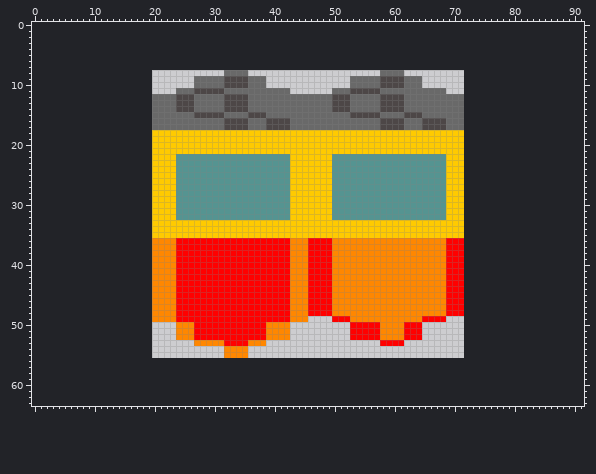
File history of a sprite sheet, drillmine/assets/flappy.png. Above: the version before the commit.
The file is 52x48 pixels. The old version is drawn lined up with the new one, on the new canvas.
After:
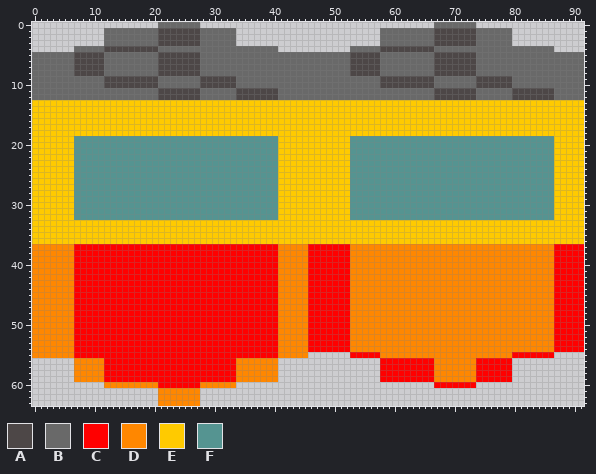
Palette (. is transparent): A #4d4747  B #696969  C #ff0000  D #ff8700  E #ffca00  F #559491
From old to new:
canvas 52x48 -> 92x64, the old top-left corner now at 20,8
y 0: x 21..27 ....... -> BBBBBBB; x 67..73 ....... -> BBBBBBB
y 1..3: x 12..33 ...................... -> BBBBBBBBBAAAAAAABBBBBB; x 58..79 ...................... -> BBBBBBBBBAAAAAAABBBBBB
y 4: x 7..40 .................................. -> BBBBBAAAAAAAAABBBBBBBBBBBBBBBBBBBB; x 53..86 .................................. -> BBBBBAAAAAAAAABBBBBBBBBBBBBBBBBBBB
y 5..7: x 0..91 ............................................................................................ -> BBBBBBBAAAAABBBBBBBBBAAAAAAABBBBBBBBBBBBBBBBBBBBBBBBBAAAAABBBBBBBBBAAAAAAABBBBBBBBBBBBBBBBBB
y 8: x 0..31 ................................ -> BBBBBBBAAAAABBBBBBBBBAAAAAAABBBB; x 36..57 ...................... -> BBBBBBBBBBBBBBBBBAAAAA; x 62..91 .............................. -> BBBBBAAAAAAABBBBBBBBBBBBBBBBBB
y 9..10: x 0..26 ........................... -> BBBBBBBBBBBBAAAAAAAAABBBBBB; x 28..31 BBBB -> AAAA; x 34..35 AA -> BB; x 39..52 .............. -> BBBBBBBBBBBBBB; x 62..91 BBB........................... -> AAAAABBBBBBBAAAAAABBBBBBBBBBBB
y 11: x 0..26 ........................BBB -> BBBBBBBBBBBBBBBBBBBBBAAAAAA; x 28..31 AAAA -> BBBB; x 34..40 BBBBBBB -> AAAAAAA; x 43..49 ....... -> BBBBBBB; x 53..57 AAAAA -> BBBBB; x 67..91 BB....................... -> AAAAAAABBBBBBAAAAAAABBBBB
y 12: x 0..19 .................... -> BBBBBBBBBBBBBBBBBBBB; x 21..23 BBB -> AAA; x 27 B -> A; x 32..33 AA -> BB; x 36..40 BBBBB -> AAAAA; x 50..52 AAA -> BBB; x 58..61 AAAA -> BBBB; x 67..91 BBBBB.................... -> AAAAAAABBBBBBAAAAAAABBBBB
y 13..14: x 0..91 ....................BBBBAAABBBBBAAAABBBBBBBBBBBBBBAAABBBBBAAAABBBBBBBBBB.................... -> EEEEEEEEEEEEEEEEEEEEEEEEEEEEEEEEEEEEEEEEEEEEEEEEEEEEEEEEEEEEEEEEEEEEEEEEEEEEEEEEEEEEEEEEEEEE
y 15: x 0..91 ....................BBBBBBBAAAAABBBBAAABBBBBBBBBBBBBBAAAAABBBBAAABBBBBBB.................... -> EEEEEEEEEEEEEEEEEEEEEEEEEEEEEEEEEEEEEEEEEEEEEEEEEEEEEEEEEEEEEEEEEEEEEEEEEEEEEEEEEEEEEEEEEEEE
y 16..17: x 0..91 ....................BBBBBBBBBBBBAAAABBBAAAABBBBBBBBBBBBBBBAAAABBBAAAABBB.................... -> EEEEEEEEEEEEEEEEEEEEEEEEEEEEEEEEEEEEEEEEEEEEEEEEEEEEEEEEEEEEEEEEEEEEEEEEEEEEEEEEEEEEEEEEEEEE
y 18: x 0..19 .................... -> EEEEEEEEEEEEEEEEEEEE; x 72..91 .................... -> EEEEEEEEEEEEEEEEEEEE
y 19..21: x 0..40 ....................EEEEEEEEEEEEEEEEEEEEE -> EEEEEEEFFFFFFFFFFFFFFFFFFFFFFFFFFFFFFFFFF; x 53..91 EEEEEEEEEEEEEEEEEEE.................... -> FFFFFFFFFFFFFFFFFFFFFFFFFFFFFFFFFFEEEEE
y 22..32: x 0..23 ....................EEEE -> EEEEEEEFFFFFFFFFFFFFFFFF; x 41..42 FF -> EE; x 50..52 FFF -> EEE; x 69..91 EEE.................... -> FFFFFFFFFFFFFFFFFFEEEEE
y 33..35: x 0..19 .................... -> EEEEEEEEEEEEEEEEEEEE; x 72..91 .................... -> EEEEEEEEEEEEEEEEEEEE
y 36: x 0..91 ....................DDDDCCCCCCCCCCCCCCCCCCCDDDCCCCDDDDDDDDDDDDDDDDDDDCCC.................... -> EEEEEEEEEEEEEEEEEEEEEEEEEEEEEEEEEEEEEEEEEEEEEEEEEEEEEEEEEEEEEEEEEEEEEEEEEEEEEEEEEEEEEEEEEEEE
y 37..48: x 0..23 ....................DDDD -> DDDDDDDCCCCCCCCCCCCCCCCC; x 41..42 CC -> DD; x 50..52 DDD -> CCC; x 69..91 CCC.................... -> DDDDDDDDDDDDDDDDDDCCCCC
y 49: x 0..23 ....................DDDD -> DDDDDDDCCCCCCCCCCCCCCCCC; x 41..42 CC -> DD; x 46..49 .... -> CCCC; x 65..91 CCCC....................... -> DDDDDDDDDDDDDDDDDDDDDDCCCCC
y 50..52: x 0..26 ........................DDD -> DDDDDDDCCCCCCCCCCCCCCCCCCCC; x 39..40 DD -> CC; x 43..57 ..........CCCCC -> DDDCCCCCCCDDDDD; x 62..91 CCC........................... -> DDDDDDDDDDDDDDDDDDDDDDDDDCCCCC
y 53: x 0..31 ...........................DDDDD -> DDDDDDDCCCCCCCCCCCCCCCCCCCCCCCCC; x 36..91 DDD...................CCCC.............................. -> CCCCCDDDDDCCCCCCCDDDDDDDDDDDDDDDDDDDDDDDDDDDDDDDDDDCCCCC
y 54: x 0..91 ................................DDDD........................................................ -> DDDDDDDCCCCCCCCCCCCCCCCCCCCCCCCCCCCCCCCCCDDDDDCCCCCCCDDDDDDDDDDDDDDDDDDDDDDDDDDDDDDDDDDCCCCC
y 55: x 0..45 ................................DDDD.......... -> DDDDDDDCCCCCCCCCCCCCCCCCCCCCCCCCCCCCCCCCCDDDDD; x 53..86 .................................. -> CCCCCDDDDDDDDDDDDDDDDDDDDDDCCCCCCC
y 56..59: x 7..40 .................................. -> DDDDDCCCCCCCCCCCCCCCCCCCCCCDDDDDDD; x 58..79 ...................... -> CCCCCCCCCDDDDDDDCCCCCC
y 60: x 12..33 ...................... -> DDDDDDDDDCCCCCCCDDDDDD; x 67..73 ....... -> CCCCCCC
y 61..63: x 21..27 ....... -> DDDDDDD
Changed places in both pictures, as pixel boxes (x1, y1, x2, y2):
changed: (32, 22, 584, 406)
